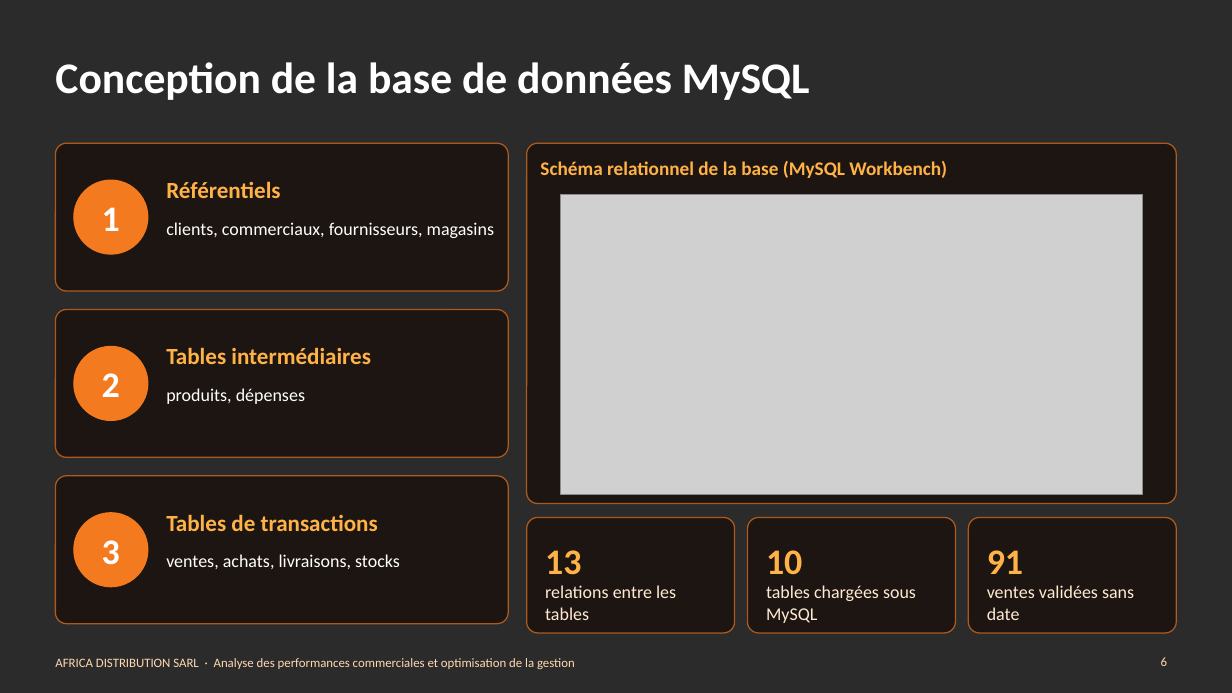
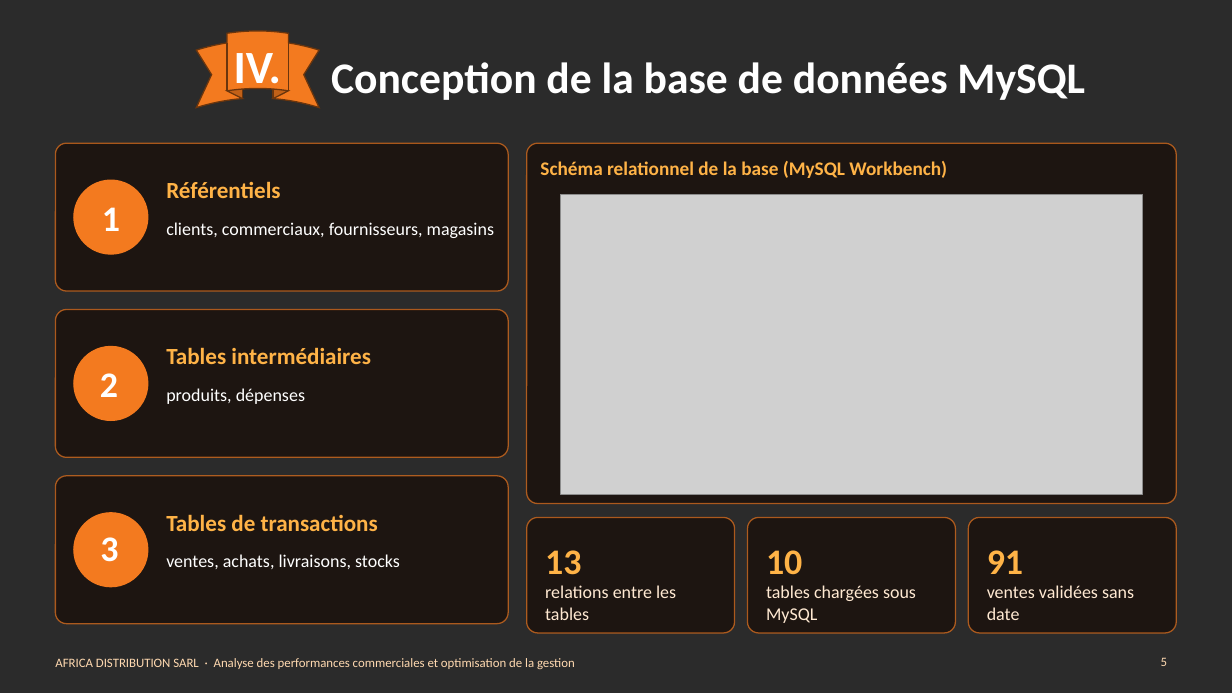
Before and after one commit to Agatte-Data/STAGE-DATA-ANALYST, a slide deck: slide 5 of 08_PRESENTATION/Presentation_AFRICA_DISTRIBUTION.pptx (slide 6 before the commit). Drawn at 1232x693 pixels with LibreOffice and Linux fonts; fonts in the diff are those of the drawing; grey boxes stand for pictures; background and template pictures are left out; a plain dark background stands for a picture behind light text. Boxes give left, top, right and bottom in pixels: in the first picture for what was removed or moved away, otherwise in the second. Text is boxed around its words. In the diff, an @@ line names an element or a change of style, - is before the commit and + after.

```diff
--- a/08_PRESENTATION/Presentation_AFRICA_DISTRIBUTION.pptx
+++ b/08_PRESENTATION/Presentation_AFRICA_DISTRIBUTION.pptx
@@ title "Conception de la base de ..." at <box>331,62,1085,100</box>: alignment left to centre @@
@@ ellipse ribbon added at <box>196,31,319,108</box>, fill #F37A1F, outline #6B350E 1 pt @@
@@ text added at <box>234,53,282,94</box>, 36 pt, text #FFFFFF, bold @@
+IV.
@@ page number at <box>1161,657,1167,666</box>: text changed @@
-6
+5
```
Also in this commit, not shown: 15 other slides changed, 1 slide added, 1 slide removed, 11 other files.
